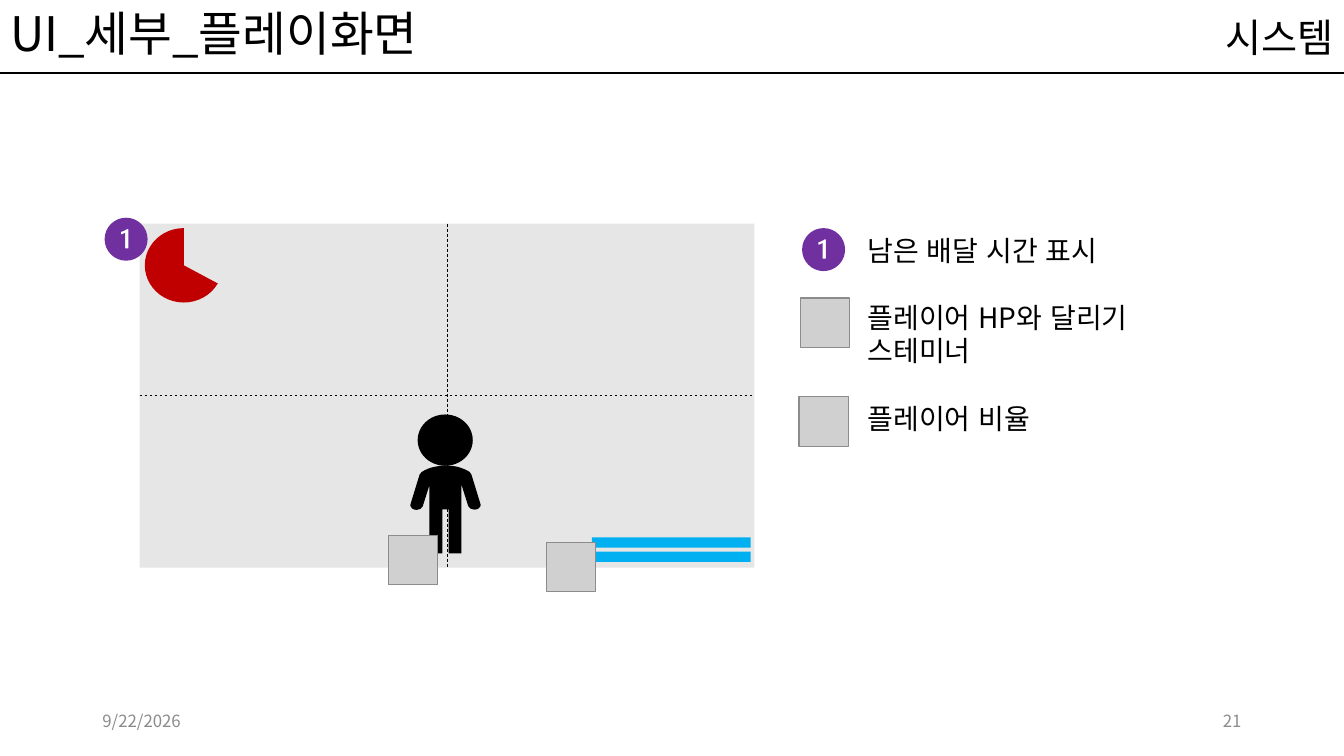
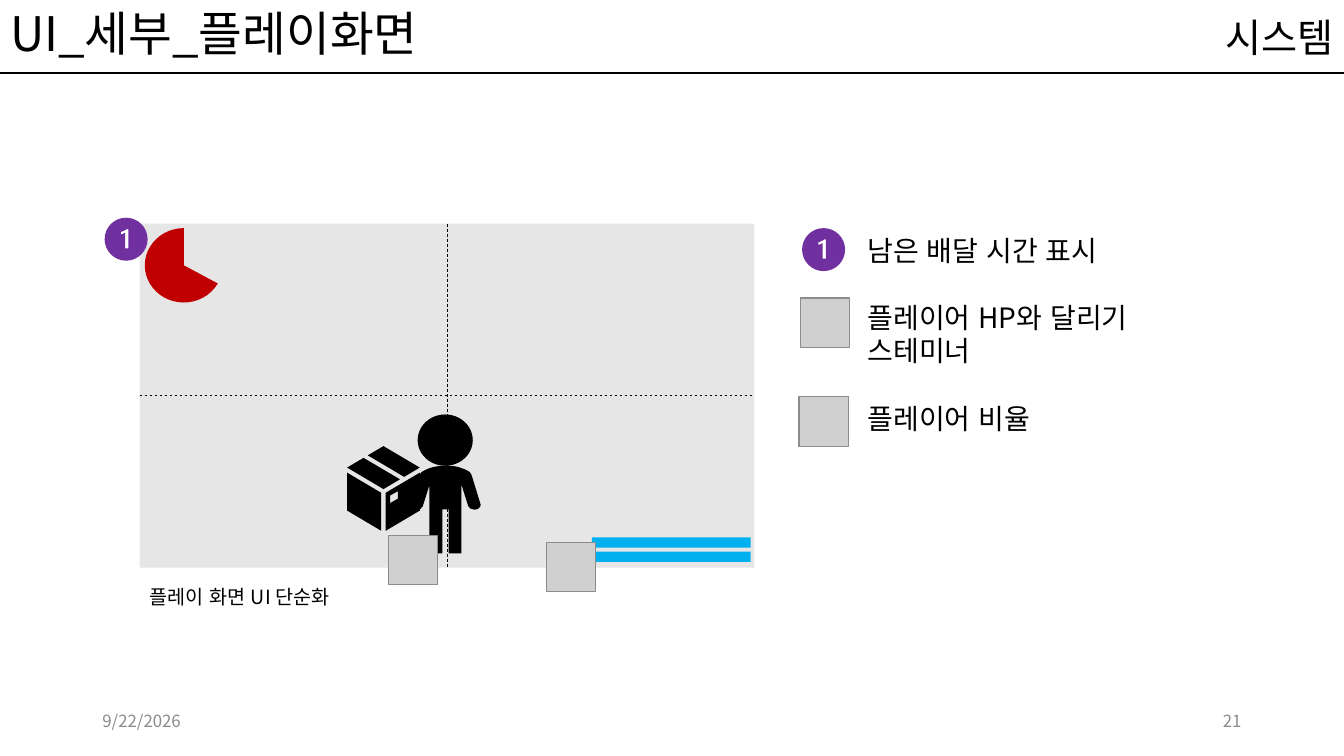
Before and after one commit to kwakyerin/2026_Graduation_Project, a slide deck: slide 21 of documents/HyunahKwon/design/designing/배트와 달트_기획서.pptx. Drawn at 1344x756 pixels with LibreOffice and Linux fonts; fonts in the diff are those of the drawing; grey boxes stand for pictures. Boxes give left, top, right and bottom in pixels: in the first picture for what was removed or moved away, otherwise in the second. Text is boxed around its words. In the diff, an @@ line names an element or a change of style, - is before the commit and + after.

```diff
--- a/documents/HyunahKwon/design/designing/배트와 달트_기획서.pptx
+++ b/documents/HyunahKwon/design/designing/배트와 달트_기획서.pptx
@@ group added at (x1=347, y1=447, x2=420, y2=531): 4 freeform shapes @@
@@ text added at (x1=149, y1=587, x2=329, y2=606), 14 pt, text #000000 @@
+플레이 화면 UI 단순화
```
Also in this commit, not shown: 10 other slides changed, 2 slides added, 1 slide removed.
